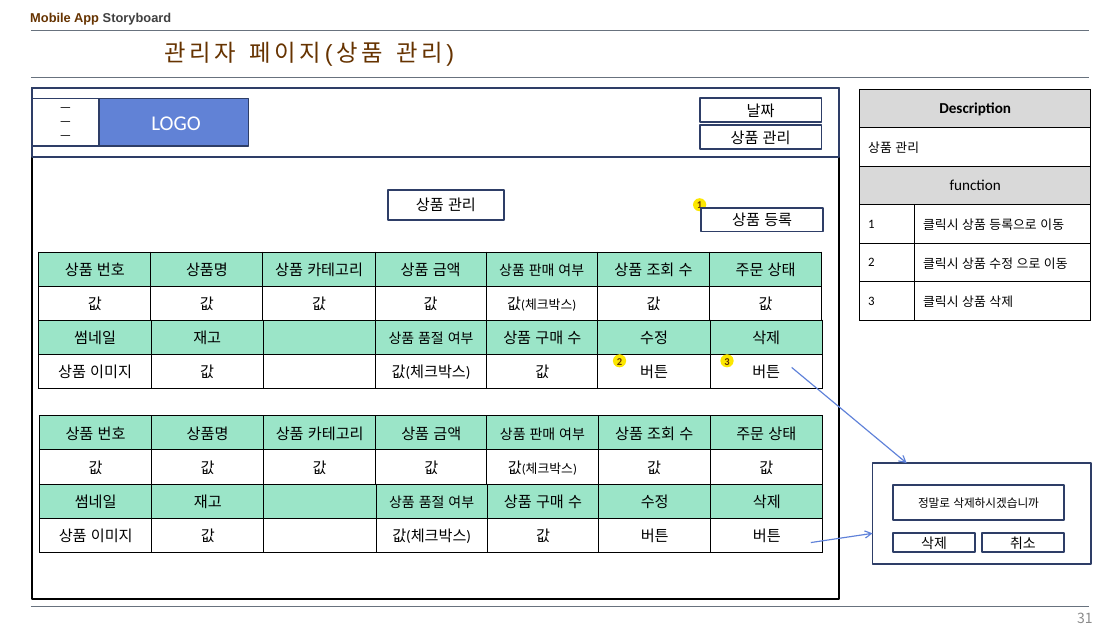
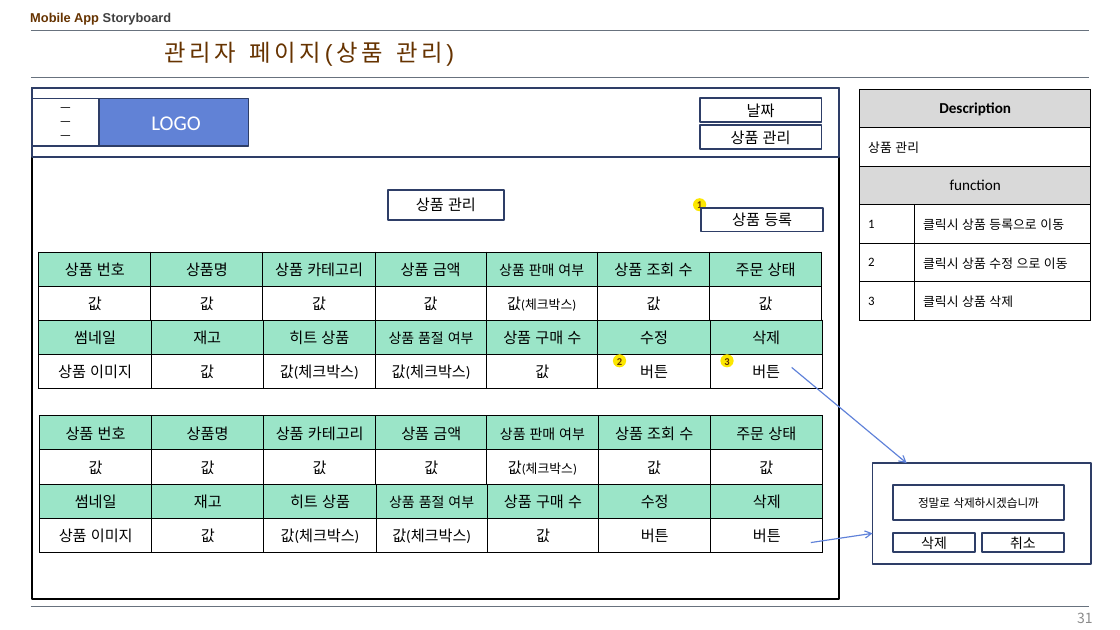
Before and after one commit to kangheechoul/document, a slide deck: slide 31 of 프레젠테이션 1.pptx. Drawn at 1120x630 pixels with LibreOffice and Linux fonts; fonts in the diff are those of the drawing. Boxes give left, top, right and bottom in pixels: in the first picture for what was removed or moved away, otherwise in the second. Text is boxed around its words. In the diff, an @@ line names an element or a change of style, - is before the commit and + after.

```diff
--- a/프레젠테이션 1.pptx
+++ b/프레젠테이션 1.pptx
@@ table at bbox=[39, 320, 823, 547] @@
-row 1, column 3: 
+row 1, column 3: 히트 상품
-row 2, column 3: 
+row 2, column 3: 값(체크박스)
@@ table at bbox=[39, 484, 824, 552] @@
-row 1, column 3: 
+row 1, column 3: 히트 상품
-row 2, column 3: 
+row 2, column 3: 값(체크박스)
```
Also in this commit, not shown: 1 other slide changed.
